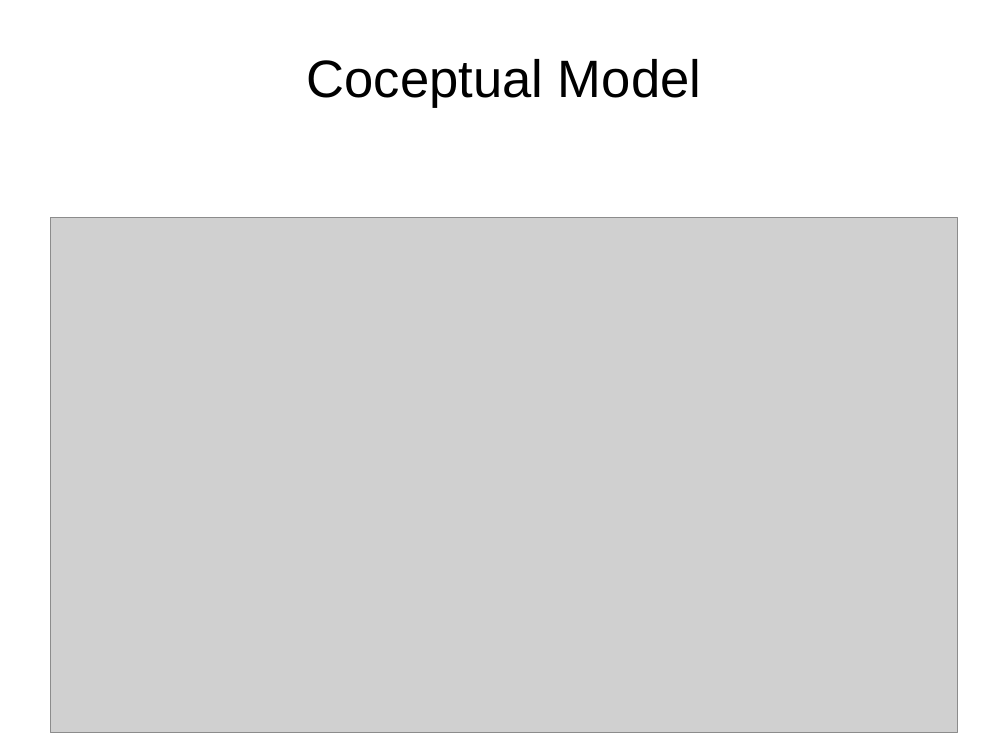
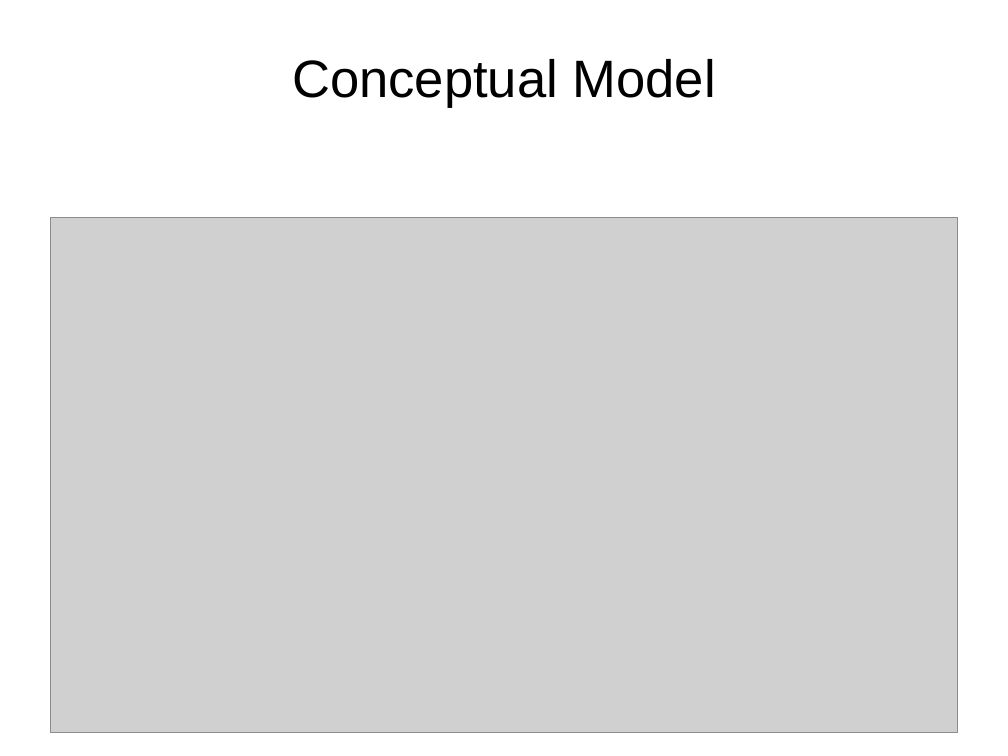
Before and after one commit to joseph-le/cs347, a slide deck: slide 2 of Final Presentation.odp. Drawn at 1008x756 pixels with LibreOffice and Linux fonts; fonts in the diff are those of the drawing; grey boxes stand for pictures; background and template pictures are left out. Boxes give left, top, right and bottom in pixels: in the first picture for what was removed or moved away, otherwise in the second. Text is boxed around its words. In the diff, an @@ line names an element or a change of style, - is before the commit and + after.

```diff
--- a/Final Presentation.odp
+++ b/Final Presentation.odp
@@ title at (292, 59, 716, 108): text changed @@
-Coceptual Model
+Conceptual Model
```
Also in this commit, not shown: 1 other file.
